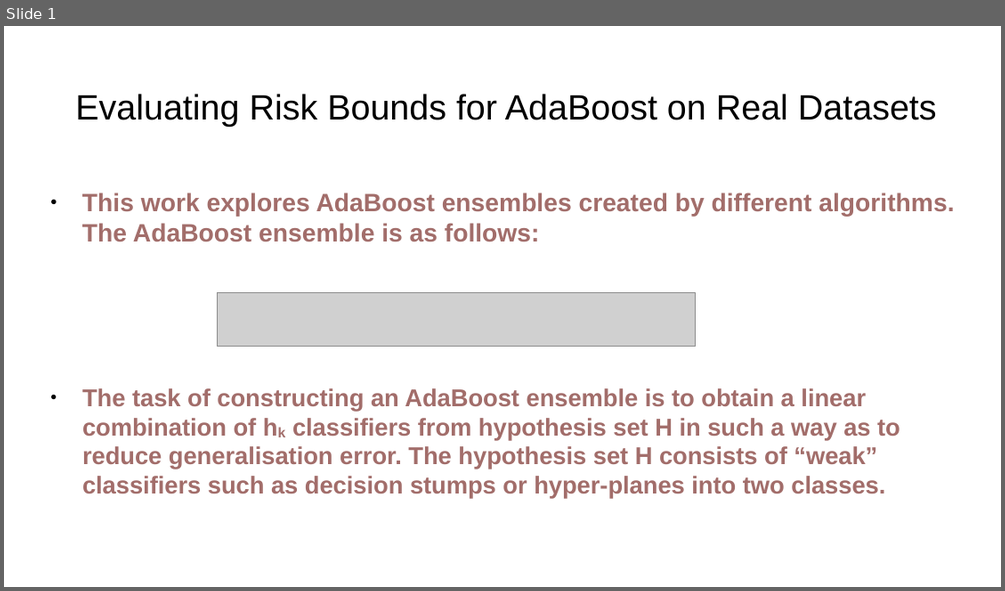
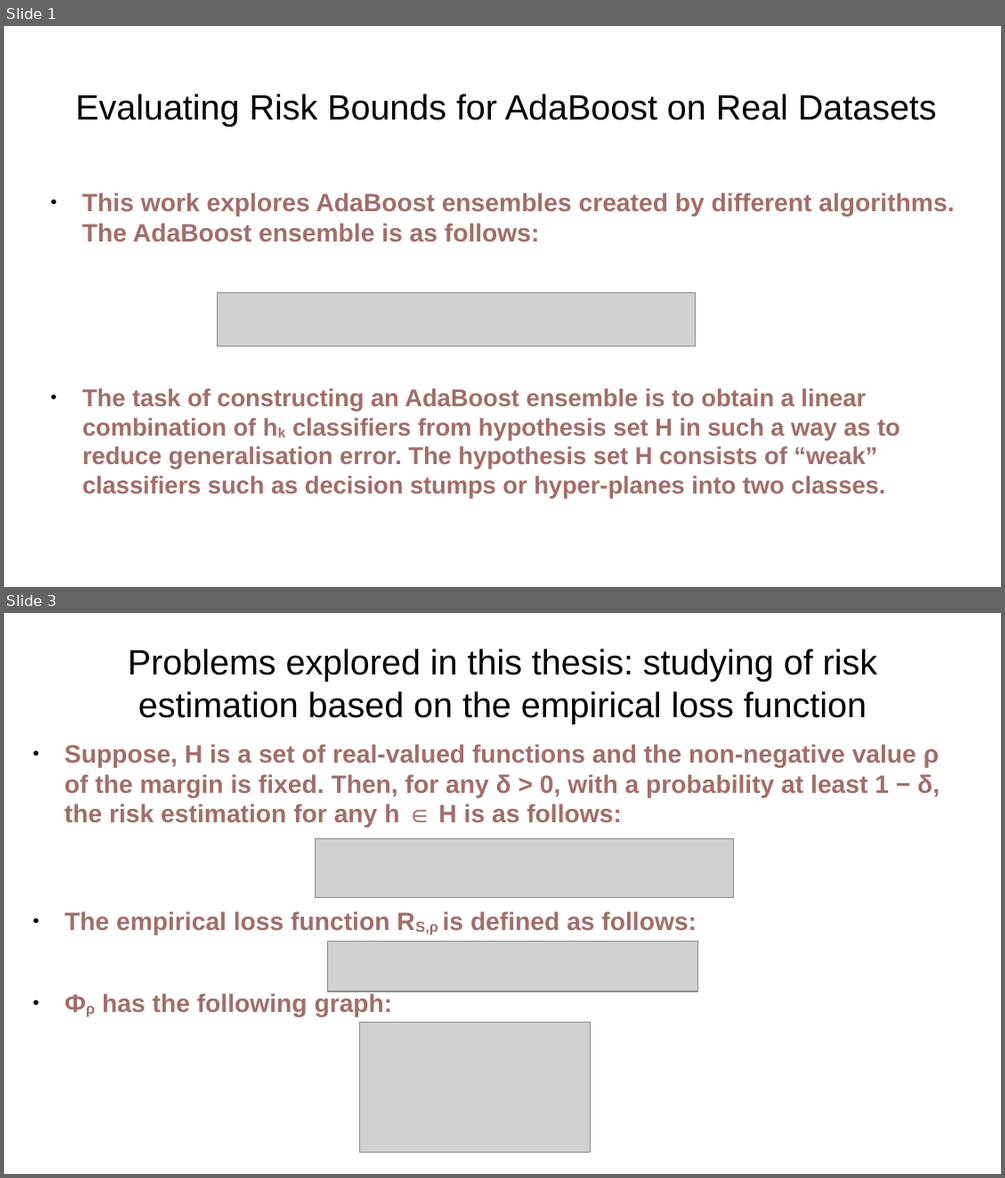
Before and after one commit to vkmbox/Ml-hse-final, a slide deck: output/presentation.pptx. Shown one above the other, each under a label of ours: slide 1 before the commit, slides 1 and 3 after it; the slides between them are not shown. The pictures are 1005x591 and 1005x1178 pixels, drawn with LibreOffice and Linux fonts; fonts in the diff are those of the drawing; grey boxes stand for pictures. Boxes give left, top, right and bottom in pixels: in the first picture for what was removed or moved away, otherwise in the second. Text is boxed around its words. In the diff, an @@ line names an element or a change of style, - is before the commit and + after.

```diff
--- a/output/presentation.pptx
+++ b/output/presentation.pptx
@@ slide 3 added at <box>4,613,1001,1174</box>, background #FFFFFF @@
@@ text added at <box>128,649,877,723</box>, 28 pt, text #000000 @@
+Problems explored in this thesis: studying of risk estimation based on the empirical loss function
@@ text added at <box>65,744,939,827</box>, 20 pt, text #A26D6A, bold @@
+● Suppose, H is a set of real-valued functions and the non-negative value ρ of the margin is fixed. Then, for any δ > 0, with a probability at least 1 − δ, the risk estimation for any h ∈ H is as follows:
@@ picture added at <box>316,838,734,898</box> @@
@@ text added at <box>65,911,696,935</box>, 20 pt, text #A26D6A, bold @@
+● The empirical loss function RS,ρ is defined as follows:
@@ picture added at <box>328,941,699,992</box> @@
@@ text added at <box>102,993,393,1017</box>, 20 pt, text #A26D6A, bold @@
+● Фρ has the following graph:
@@ picture added at <box>360,1022,591,1153</box> @@
```
Also in this commit, not shown: 12 other slides added, 1 slide removed, 1 other file.
